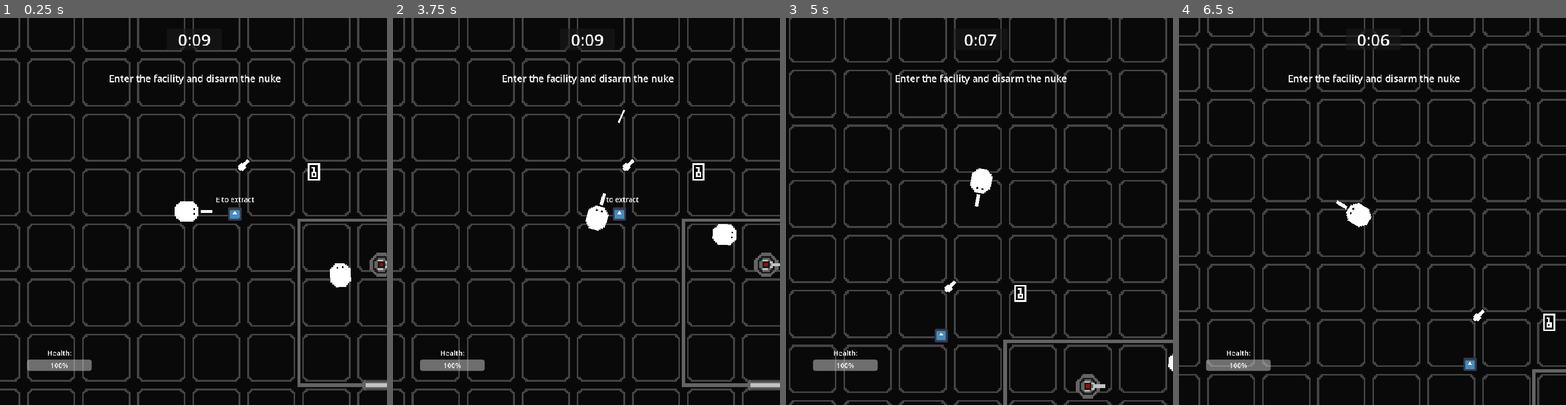
Above: before the commit, frames 1-4 (left to right).
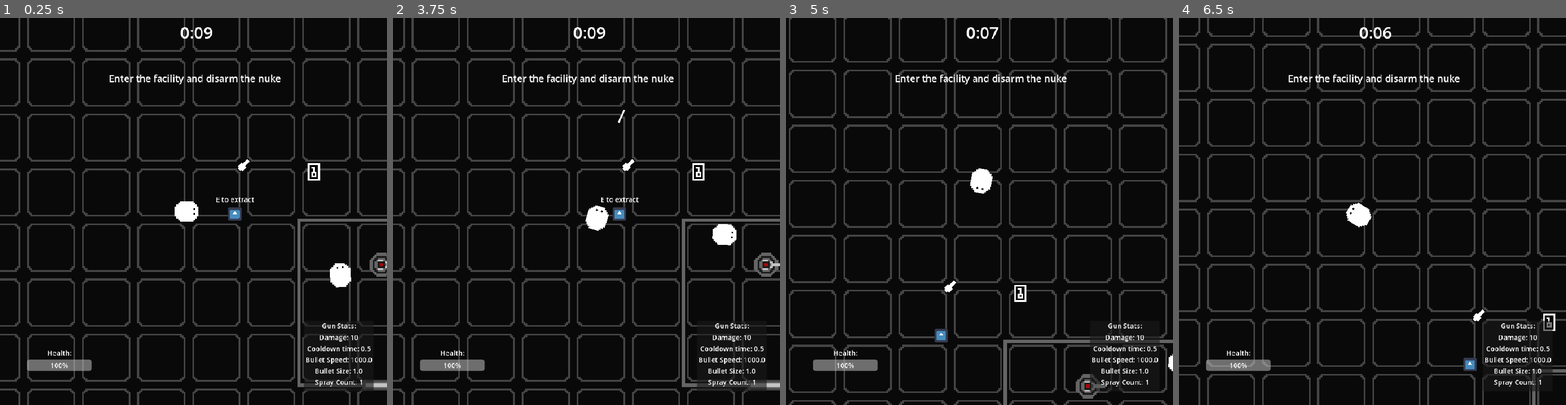
Above: after the commit, the same moments.

Repository: AthertonRoamer/GMTK2026CountDown
Game: Godot game, scene res://framework/main/main.tscn
The game is run twice, just before and just after one commit, with the same random seed, the same clock (stepped at 60 frames per second) and the same inputs. The engine's default icon, where the game draws it, is replaced by a stand-in: a white triangle on a blue panel in a dark square.
Inputs (mouse positions are in pixels of both pictures, inside the frame that each line leads up to):
- Up to frame 1 (0.25 s): no input
- Up to frame 2 (3.75 s): move the mouse to (671, 192) at 0.52 s; hold D (walk_right) 0.53-1.25 s; hold R (grab) 0.53-1.25 s; tap E (interact) at 0.8, 2.1 s; click "Next Level" at 1.25 s; move the mouse to (509, 230) at 2.02 s; hold S (walk_down) 2.03-2.75 s; click (509, 230) at 2.3 s; click "Next Level" at 2.75 s; move the mouse to (625, 126) at 3.52 s; press the mouse at (625, 126) at 3.53 s; hold D (walk_right) from 3.53 s (still down)
- Up to frame 3 (5 s): tap R (grab) at 3.8 s; move the mouse to (960, 288) at 4.27 s; release D (walk_right) at 4.28 s; release the mouse at (960, 288) at 4.28 s; hold W (walk_up) from 4.28 s (still down); tap Space (dash) at 4.35 s; tap E (interact) at 4.55 s
- Up to frame 4 (6.5 s): move the mouse to (1488, 269) at 5.02 s; release W (walk_up) at 5.03 s; hold R (grab) 5.03-5.78 s; hold A (walk_left) from 5.03 s (still down); click (1488, 269) at 5.3 s; move the mouse to (1256, 153) at 5.77 s; tap E (interact) at 5.85 s; tap R (grab) at 6.05 s

The runs differ from the first frame. In frame 1, 1.3% of the frame differs, in the area x 46-97%, y 2-97%; in frame 2, 1.3%; in frame 3, 1.3%; in frame 4, 1.3%.

Commit message:
Added upgrades

Diff:
--- a/bomb/bomb_plant_zone.tscn
+++ b/bomb/bomb_plant_zone.tscn
@@ -5,7 +5,7 @@
 [ext_resource type="Texture2D" uid="uid://baqwxvdxrsvcw" path="res://assets/art_round_1/walls_continued.png" id="3_pal1f"]
 
 [sub_resource type="RectangleShape2D" id="RectangleShape2D_pefxb"]
-size = Vector2(81, 40)
+size = Vector2(80, 40)
 
 [sub_resource type="RectangleShape2D" id="RectangleShape2D_vpg11"]
 size = Vector2(128, 128)
@@ -29,6 +29,7 @@
 horizontal_alignment = 1
 
 [node name="BombSprite" type="Sprite2D" parent="." unique_id=828209713]
+visible = false
 scale = Vector2(4, 4)
 texture = ExtResource("3_pal1f")
 hframes = 6
@@ -37,7 +38,6 @@
 [node name="StaticBody2D" type="StaticBody2D" parent="." unique_id=1337062324]
 
 [node name="CollisionShape2D" type="CollisionShape2D" parent="StaticBody2D" unique_id=800585462]
-position = Vector2(0.5, 0)
 shape = SubResource("RectangleShape2D_pefxb")
 disabled = true
 
--- a/custom_framework/custom_level.gd
+++ b/custom_framework/custom_level.gd
@@ -1,2 +1,4 @@
 class_name CustomLevel
 extends Level
+
+@onready var level_upgrade_options : LevelUpgradeOptions = $LevelUpgradeOptions
--- a/hud/hud.gd
+++ b/hud/hud.gd
@@ -4,7 +4,11 @@
 @onready var progress_bar : Control = $Control/VBoxContainer/ProgressBar
 @onready var black_screen : Control = $Control/BlackScreen
 @onready var victory_display : Control = $Control/VictoryDisplay
-
+@onready var gun_stats_body : Control = $Control/GunStatsDisplay/Panel/VBoxContainer/Body
+@onready var count_down_label : Control = $Control/CountDown
+@onready var upgrade_holder : Control = $Control/UpgradeOptionDisplay/UpgradeOptionDisplay/UpgradeHolder
+@onready var upgrade_option_display : Control = $Control/UpgradeOptionDisplay
+var upgrade_display_scene : PackedScene = preload("res://hud/upgrade_display.tscn")
 # Called when the node enters the scene tree for the first time.
 func _ready() -> void:
 	get_player().health_changed.connect(on_player_health_changed)
@@ -13,12 +17,14 @@
 	$Control/FailureDisplay.visible = false
 	black_screen.visible = false
 	victory_display.visible = false
+	update_gun_stats()
+	upgrade_option_display.visible = false
 
 
 func _process(_delta : float) -> void:
 	var count_down : CountDown = get_parent().get_node("CountDown")
 	if get_parent().get_node("CountDown").show_message:
-		$Control/Panel/CountDown.text = get_parent().get_node("CountDown").message
+		count_down_label.text = get_parent().get_node("CountDown").message
 	else:
 		set_count_down_time(get_parent().get_node("CountDown").time_left)
 	instructions.text = count_down.instruction_text
@@ -49,7 +55,7 @@
 		str_seconds = "0" + str(seconds)
 	else:
 		str_seconds = str(seconds)
-	$Control/Panel/CountDown.text = str(minutes) + ":" + str_seconds
+	count_down_label.text = str(minutes) + ":" + str_seconds
 
 
 func _on_restart_pressed() -> void:
@@ -64,3 +70,31 @@
 
 func _on_next_level_pressed() -> void:
 	Main.game.level_manager.transfer_to_next_level()
+
+
+func update_gun_stats() -> void:
+	gun_stats_body.text = ""
+	if not get_player().primary_item is Gun:
+		return
+	var gun : GenericGun = get_player().get_node("GenericGun")
+	gun_stats_body.text += "Damage: " + str(gun.damage)
+	gun_stats_body.text += "\nCooldown time: " + str(gun.cool_down_time)
+	gun_stats_body.text += "\nBullet Speed: " + str(gun.speed)
+	gun_stats_body.text += "\nBullet Size: " + str(gun.bullet_size_multiplier)
+	gun_stats_body.text += "\nSpray Count: " + str(gun.bullet_spray)
+
+
+func display_upgrade_options(options : Array) -> void:
+	get_tree().paused = true
+	for upgrade in options:
+		var upgrade_display : UpgradeDisplay = upgrade_display_scene.instantiate()
+		upgrade_display.upgrade = upgrade
+		upgrade_holder.add_child(upgrade_display)
+	upgrade_option_display.visible = true
+
+
+func close_upgrade_options() -> void:
+	upgrade_option_display.visible = false
+	for upgrade in upgrade_holder.get_children():
+		upgrade.queue_free()
+	get_tree().paused = false
--- a/hud/hud.tscn
+++ b/hud/hud.tscn
@@ -34,6 +34,7 @@
 layout_mode = 2
 
 [node name="Panel" type="Panel" parent="Control" unique_id=1569094333]
+visible = false
 layout_mode = 1
 anchors_preset = -1
 anchor_left = 0.5
@@ -43,17 +44,6 @@
 offset_right = 66.0
 offset_bottom = 75.0
 metadata/_edit_group_ = true
-
-[node name="CountDown" type="Label" parent="Control/Panel" unique_id=1496038224]
-layout_mode = 1
-anchors_preset = 15
-anchor_right = 1.0
-anchor_bottom = 1.0
-grow_horizontal = 2
-grow_vertical = 2
-theme_override_font_sizes/font_size = 38
-text = "5:00"
-horizontal_alignment = 1
 
 [node name="Instructions" type="Label" parent="Control" unique_id=1349357442]
 layout_mode = 1
@@ -136,5 +126,104 @@
 layout_mode = 2
 text = "Next Level"
 
+[node name="GunStatsDisplay" type="Control" parent="Control" unique_id=1348700375]
+layout_mode = 1
+anchors_preset = 3
+anchor_left = 1.0
+anchor_top = 1.0
+anchor_right = 1.0
+anchor_bottom = 1.0
+offset_left = -193.0
+offset_top = -196.0
+offset_right = -31.0
+offset_bottom = -32.0
+grow_horizontal = 0
+grow_vertical = 0
+metadata/_edit_group_ = true
+
+[node name="Panel" type="Panel" parent="Control/GunStatsDisplay" unique_id=1632855673]
+layout_mode = 1
+anchors_preset = 15
+anchor_right = 1.0
+anchor_bottom = 1.0
+grow_horizontal = 2
+grow_vertical = 2
+
+[node name="VBoxContainer" type="VBoxContainer" parent="Control/GunStatsDisplay/Panel" unique_id=1879312356]
+layout_mode = 1
+anchors_preset = 15
+anchor_right = 1.0
+anchor_bottom = 1.0
+grow_horizontal = 2
+grow_vertical = 2
+
+[node name="Header" type="Label" parent="Control/GunStatsDisplay/Panel/VBoxContainer" unique_id=1717475431]
+layout_mode = 2
+text = "Gun Stats:"
+horizontal_alignment = 1
+
+[node name="Body" type="Label" parent="Control/GunStatsDisplay/Panel/VBoxContainer" unique_id=624028238]
+layout_mode = 2
+size_flags_vertical = 3
+horizontal_alignment = 1
+
+[node name="CountDown" type="Label" parent="Control" unique_id=1496038224]
+layout_mode = 1
+anchors_preset = 15
+anchor_right = 1.0
+anchor_bottom = 1.0
+offset_left = 7.0
+offset_top = 7.0
+offset_right = 7.0
+offset_bottom = 7.0
+grow_horizontal = 2
+grow_vertical = 2
+theme_override_font_sizes/font_size = 38
+text = "5:00"
+horizontal_alignment = 1
+
+[node name="UpgradeOptionDisplay" type="Control" parent="Control" unique_id=2019323178]
+layout_mode = 1
+anchors_preset = 15
+anchor_right = 1.0
+anchor_bottom = 1.0
+grow_horizontal = 2
+grow_vertical = 2
+
+[node name="Panel" type="Panel" parent="Control/UpgradeOptionDisplay" unique_id=808635674]
+layout_mode = 1
+anchors_preset = 15
+anchor_right = 1.0
+anchor_bottom = 1.0
+grow_horizontal = 2
+grow_vertical = 2
+
+[node name="Label" type="Label" parent="Control/UpgradeOptionDisplay" unique_id=1962010572]
+layout_mode = 1
+anchors_preset = -1
+anchor_left = 0.5
+anchor_right = 0.5
+offset_left = -121.0
+offset_top = 200.0
+offset_right = 137.0
+offset_bottom = 265.0
+theme_override_font_sizes/font_size = 24
+text = "Choose an Upgrade"
+horizontal_alignment = 1
+
+[node name="UpgradeOptionDisplay" type="CenterContainer" parent="Control/UpgradeOptionDisplay" unique_id=9483657]
+layout_mode = 1
+anchors_preset = 15
+anchor_right = 1.0
+anchor_bottom = 1.0
+offset_right = 11.0
+offset_bottom = 22.0
+grow_horizontal = 2
+grow_vertical = 2
+
+[node name="UpgradeHolder" type="GridContainer" parent="Control/UpgradeOptionDisplay/UpgradeOptionDisplay" unique_id=702770913]
+layout_mode = 2
+columns = 3
+
 [connection signal="pressed" from="Control/FailureDisplay/VBoxContainer/Restart" to="." method="_on_restart_pressed"]
 [connection signal="pressed" from="Control/VictoryDisplay/VBoxContainer/Next Level" to="." method="_on_next_level_pressed"]
--- /dev/null
+++ b/hud/upgrade_display.gd
@@ -0,0 +1,15 @@
+class_name UpgradeDisplay
+extends VBoxContainer
+
+var upgrade : Upgrade
+
+func _ready() -> void:
+	$Label.text = upgrade.name
+	$Label2.text = upgrade.description
+
+
+
+func _on_button_pressed() -> void:
+	upgrade.add_to_entity(Main.level.hud.get_player())
+	Main.level.hud.update_gun_stats()
+	Main.level.hud.close_upgrade_options()
--- /dev/null
+++ b/hud/upgrade_display.tscn
@@ -0,0 +1,24 @@
+[gd_scene format=3 uid="uid://bs0s7m4vih6xk"]
+
+[ext_resource type="Script" uid="uid://dr737pxyvrll2" path="res://hud/upgrade_display.gd" id="1_skl6k"]
+
+[node name="UpgradeDisplay" type="VBoxContainer" unique_id=241865878]
+process_mode = 3
+custom_minimum_size = Vector2(300, 0)
+script = ExtResource("1_skl6k")
+
+[node name="Label" type="Label" parent="." unique_id=1401788348]
+layout_mode = 2
+text = "Upgrade Name"
+horizontal_alignment = 1
+
+[node name="Label2" type="Label" parent="." unique_id=958354446]
+layout_mode = 2
+text = "Upgrade Description"
+horizontal_alignment = 1
+
+[node name="Button" type="Button" parent="." unique_id=1237324489]
+layout_mode = 2
+text = "Select"
+
+[connection signal="pressed" from="Button" to="." method="_on_button_pressed"]
--- a/items/guns/basic_gun.tres
+++ b/items/guns/basic_gun.tres
@@ -11,7 +11,7 @@
 
 [sub_resource type="AtlasTexture" id="AtlasTexture_pk4ky"]
 atlas = ExtResource("1_yxucn")
-region = Rect2(64, 0, 32, 32)
+region = Rect2(224, 0, 32, 32)
 
 [sub_resource type="AtlasTexture" id="AtlasTexture_eb3uw"]
 atlas = ExtResource("1_yxucn")
--- a/items/guns/gun.gd
+++ b/items/guns/gun.gd
@@ -7,6 +7,8 @@
 @export var bullet_texture : Texture2D
 @export var speed : float = 1000
 @export var cool_down_time : float = 0.5
+@export var bullet_size_multiplier : float = 1
+@export var bullet_spray : int = 1
 
 func add_to_entity(entity) -> void:
 	entity.add_primary_item(self)
@@ -20,6 +22,10 @@
 	gun.speed = speed
 	gun.bullet_texture = bullet_texture
 	gun.cool_down_time = cool_down_time
+	gun.bullet_size_multiplier = bullet_size_multiplier
+	gun.bullet_spray = bullet_spray
+	if Main.level.hud:
+		Main.level.hud.update_gun_stats()
 
 
 func remove_from_entity(entity) -> void:
--- a/map_items/door/door.gd
+++ b/map_items/door/door.gd
@@ -28,6 +28,7 @@
 					if body.keys > 0 :
 						locked = false
 						body.keys -= 1
+						open = not open
 				else :
 					open = not open
 				update_open()
--- a/projectile/generic_gun.gd
+++ b/projectile/generic_gun.gd
@@ -4,10 +4,32 @@
 @export var damage : int = 10
 @export var bullet_texture : Texture2D
 @export var speed : float = 500
+@export var bullet_size_multiplier : float = 1
+@export var bullet_spray : int = 1
+@export var spray_dif_angle : float = 5
 
 func set_up_projectile() -> Projectile:
 	var new_projectile : Projectile = super()
 	new_projectile.damage = damage
 	new_projectile.texture = bullet_texture
 	new_projectile.speed = speed
+	new_projectile.scale *= bullet_size_multiplier
 	return new_projectile
+
+
+func fire_projectile() -> void:
+	cool_down_time_elapsed = 0
+	var coefficients : Array = []
+	var a : int = bullet_spray
+	if a % 2 == 1:
+		a -= 1
+		coefficients.append(0)
+	@warning_ignore("integer_division")
+	for b in range(a/2):
+		coefficients.append(b + 1)
+		coefficients.append((1 + b) * -1)
+	for i in coefficients:
+		var new_projectile = set_up_projectile()
+		new_projectile.direction = new_projectile.direction.rotated(i * deg_to_rad(spray_dif_angle))
+		new_projectile.rotation = new_projectile.direction.angle() + PI / 2
+		Main.main.get_world().add_child(new_projectile)
--- a/test_levels/1_test_level.tscn
+++ b/test_levels/1_test_level.tscn
@@ -17,6 +17,18 @@
 [ext_resource type="Resource" uid="uid://cna3wa6bhe81c" path="res://items/key.tres" id="14_o725r"]
 [ext_resource type="PackedScene" uid="uid://6v7ydukw28j0" path="res://bomb/bomb_plant_zone.tscn" id="14_xhia3"]
 [ext_resource type="PackedScene" uid="uid://cbf1gfky52j0a" path="res://map_items/extraction_point/extraction_point.tscn" id="15_o725r"]
+[ext_resource type="Script" uid="uid://c2wqt2ftqbwhv" path="res://upgrades/upgrade_options/level_upgrade_options.gd" id="18_vqida"]
+[ext_resource type="Resource" uid="uid://bxhqmcyaoylv4" path="res://upgrades/upgrade_options/default_upgrade_options.tres" id="19_c2bhn"]
+[ext_resource type="Script" uid="uid://bdljbq65f5goi" path="res://upgrades/upgrade_options/random_upgrade_options.gd" id="20_u2sup"]
+
+[sub_resource type="Resource" id="Resource_2gk58"]
+script = ExtResource("20_u2sup")
+pickable_scene = ExtResource("13_xhia3")
+metadata/_custom_type_script = "uid://bdljbq65f5goi"
+
+[sub_resource type="Resource" id="Resource_6ca3a"]
+script = ExtResource("20_u2sup")
+metadata/_custom_type_script = "uid://bdljbq65f5goi"
 
 [node name="1TestLevel" type="Node2D" unique_id=1984232441]
 script = ExtResource("1_kkaju")
@@ -51,7 +63,7 @@
 position = Vector2(186, 280)
 rotation = -1.5707964
 route = NodePath("../Routes/Route1")
-dropped_item = ExtResource("14_o725r")
+dropped_item = SubResource("Resource_2gk58")
 
 [node name="Routes" type="Node2D" parent="." unique_id=1388435928]
 
@@ -94,4 +106,12 @@
 position = Vector2(161, 20)
 item = ExtResource("14_o725r")
 
+[node name="LevelUpgradeOptions" type="Node" parent="." unique_id=660671876]
+script = ExtResource("18_vqida")
+upgrade_options = ExtResource("19_c2bhn")
+
+[node name="GenericPickableItem2" parent="." unique_id=1107941648 instance=ExtResource("13_xhia3")]
+position = Vector2(-136, -8)
+item = SubResource("Resource_6ca3a")
+
 [connection signal="timeout" from="CountDown" to="CountDown" method="_on_timeout"]
--- /dev/null
+++ b/upgrades/upgrade_options/default_upgrade_options.tres
@@ -0,0 +1,44 @@
+[gd_resource type="Resource" script_class="UpgradeOptionList" format=3 uid="uid://bxhqmcyaoylv4"]
+
+[ext_resource type="Script" uid="uid://cajujnujbocqf" path="res://upgrades/upgrade_options/upgrade_option_list.gd" id="1_e5r4d"]
+[ext_resource type="Script" uid="uid://c3n6t7c8clneh" path="res://upgrades/upgrade_scripts/upgrade.gd" id="2_a2edl"]
+[ext_resource type="Script" uid="uid://dj5w261anjbmk" path="res://upgrades/upgrade_scripts/bullet_size_upgrade.gd" id="3_hvq18"]
+[ext_resource type="Script" uid="uid://c0bv0oa41u8xb" path="res://upgrades/upgrade_scripts/bullet_speed_upgrade.gd" id="4_8r10s"]
+[ext_resource type="Script" uid="uid://b1g7ib35c3lbf" path="res://upgrades/upgrade_scripts/cooldown_upgrade.gd" id="5_tge00"]
+[ext_resource type="Script" uid="uid://cuumjkhrqkrp6" path="res://upgrades/upgrade_scripts/damage_upgrade.gd" id="6_k7mqp"]
+[ext_resource type="Script" uid="uid://d4frsfqiao7v8" path="res://upgrades/upgrade_scripts/spray_upgrade.gd" id="7_0xrea"]
+
+[sub_resource type="Resource" id="Resource_3atvk"]
+script = ExtResource("3_hvq18")
+description = "Buffs bullet size"
+name = "Bullet Size Upgrade"
+metadata/_custom_type_script = "uid://dj5w261anjbmk"
+
+[sub_resource type="Resource" id="Resource_3dsuf"]
+script = ExtResource("4_8r10s")
+description = "Buffs bullet speed"
+name = "Bullet Speed Upgrade"
+metadata/_custom_type_script = "uid://c0bv0oa41u8xb"
+
+[sub_resource type="Resource" id="Resource_glkxx"]
+script = ExtResource("5_tge00")
+description = "Decreases gun cool down time"
+name = "Cooldown Upgrade"
+metadata/_custom_type_script = "uid://b1g7ib35c3lbf"
+
+[sub_resource type="Resource" id="Resource_e5r4d"]
+script = ExtResource("6_k7mqp")
+description = "Buffs gun damage"
+name = "Damage Upgrade"
+metadata/_custom_type_script = "uid://cuumjkhrqkrp6"
+
+[sub_resource type="Resource" id="Resource_hvq18"]
+script = ExtResource("7_0xrea")
+description = "Increases bullets fired"
+name = "Spray Upgrade"
+metadata/_custom_type_script = "uid://d4frsfqiao7v8"
+
+[resource]
+script = ExtResource("1_e5r4d")
+upgrade_options = Array[ExtResource("2_a2edl")]([SubResource("Resource_3atvk"), SubResource("Resource_3dsuf"), SubResource("Resource_glkxx"), SubResource("Resource_e5r4d"), SubResource("Resource_hvq18")])
+metadata/_custom_type_script = "uid://cajujnujbocqf"
--- /dev/null
+++ b/upgrades/upgrade_options/level_upgrade_options.gd
@@ -0,0 +1,4 @@
+class_name LevelUpgradeOptions
+extends Node
+
+@export var upgrade_options : UpgradeOptionList
--- /dev/null
+++ b/upgrades/upgrade_options/random_upgrade_options.gd
@@ -0,0 +1,21 @@
+class_name RandomUpgradeOptions
+extends Item
+
+@export var option_count : int = 3
+
+func add_to_entity(_entity) -> void:
+	#get upgrades from options
+	var options : Array = Main.level.level_upgrade_options.upgrade_options.upgrade_options
+	var selected_option_idxs : Array = []
+	if option_count > options.size():
+		push_error("Not enough upgrade options")
+		return
+	for i in range(option_count):
+		var a = randi_range(0, options.size() - 1)
+		while (a in selected_option_idxs):
+			a = randi_range(0, options.size() - 1)
+		selected_option_idxs.append(a)
+	var selected_upgrades : Array = []
+	for idx in selected_option_idxs:
+		selected_upgrades.append(options[idx])
+	Main.level.hud.display_upgrade_options(selected_upgrades)
--- /dev/null
+++ b/upgrades/upgrade_options/upgrade_option_list.gd
@@ -0,0 +1,4 @@
+class_name UpgradeOptionList
+extends Resource
+
+@export var upgrade_options : Array[Upgrade] = []
--- /dev/null
+++ b/upgrades/upgrade_scripts/bullet_size_upgrade.gd
@@ -0,0 +1,7 @@
+class_name BulletSizeUpgrade
+extends Upgrade
+
+@export var bullet_size_buff : float = .5
+
+func add_to_entity(entity) -> void:
+	entity.get_node("GenericGun").bullet_size_multiplier += bullet_size_buff
--- /dev/null
+++ b/upgrades/upgrade_scripts/bullet_speed_upgrade.gd
@@ -0,0 +1,7 @@
+class_name BulletSpeedUpgrade
+extends Upgrade
+
+@export var bullet_speed_buff : float = 200
+
+func add_to_entity(entity) -> void:
+	entity.get_node("GenericGun").speed += bullet_speed_buff
--- /dev/null
+++ b/upgrades/upgrade_scripts/cooldown_upgrade.gd
@@ -0,0 +1,7 @@
+class_name CoolDownUpgrade
+extends Upgrade
+
+@export var cool_down_percentage : float = .8
+
+func add_to_entity(entity) -> void:
+	entity.get_node("GenericGun").cool_down_time *= cool_down_percentage
--- /dev/null
+++ b/upgrades/upgrade_scripts/damage_upgrade.gd
@@ -0,0 +1,7 @@
+class_name DamageUpgrade
+extends Upgrade
+
+@export var damage : int = 15
+
+func add_to_entity(entity) -> void:
+	entity.get_node("GenericGun").damage += damage
--- /dev/null
+++ b/upgrades/upgrade_scripts/spray_upgrade.gd
@@ -0,0 +1,8 @@
+class_name SprayUpgrade
+extends Upgrade
+
+
+@export var spray : int = 2
+
+func add_to_entity(entity) -> void:
+	entity.get_node("GenericGun").bullet_spray += spray
--- /dev/null
+++ b/upgrades/upgrade_scripts/upgrade.gd
@@ -0,0 +1,4 @@
+class_name Upgrade
+extends Item
+
+@export var description : String
Not shown, added: hud/upgrade_display.gd.uid
Not shown, added: upgrades/upgrade_options/level_upgrade_options.gd.uid
Not shown, added: upgrades/upgrade_options/random_upgrade_options.gd.uid
Not shown, added: upgrades/upgrade_options/upgrade_option_list.gd.uid
Not shown, added: upgrades/upgrade_scripts/bullet_size_upgrade.gd.uid
Not shown, added: upgrades/upgrade_scripts/bullet_speed_upgrade.gd.uid
Not shown, added: upgrades/upgrade_scripts/cooldown_upgrade.gd.uid
Not shown, added: upgrades/upgrade_scripts/damage_upgrade.gd.uid
Not shown, added: upgrades/upgrade_scripts/spray_upgrade.gd.uid
Not shown, added: upgrades/upgrade_scripts/upgrade.gd.uid
